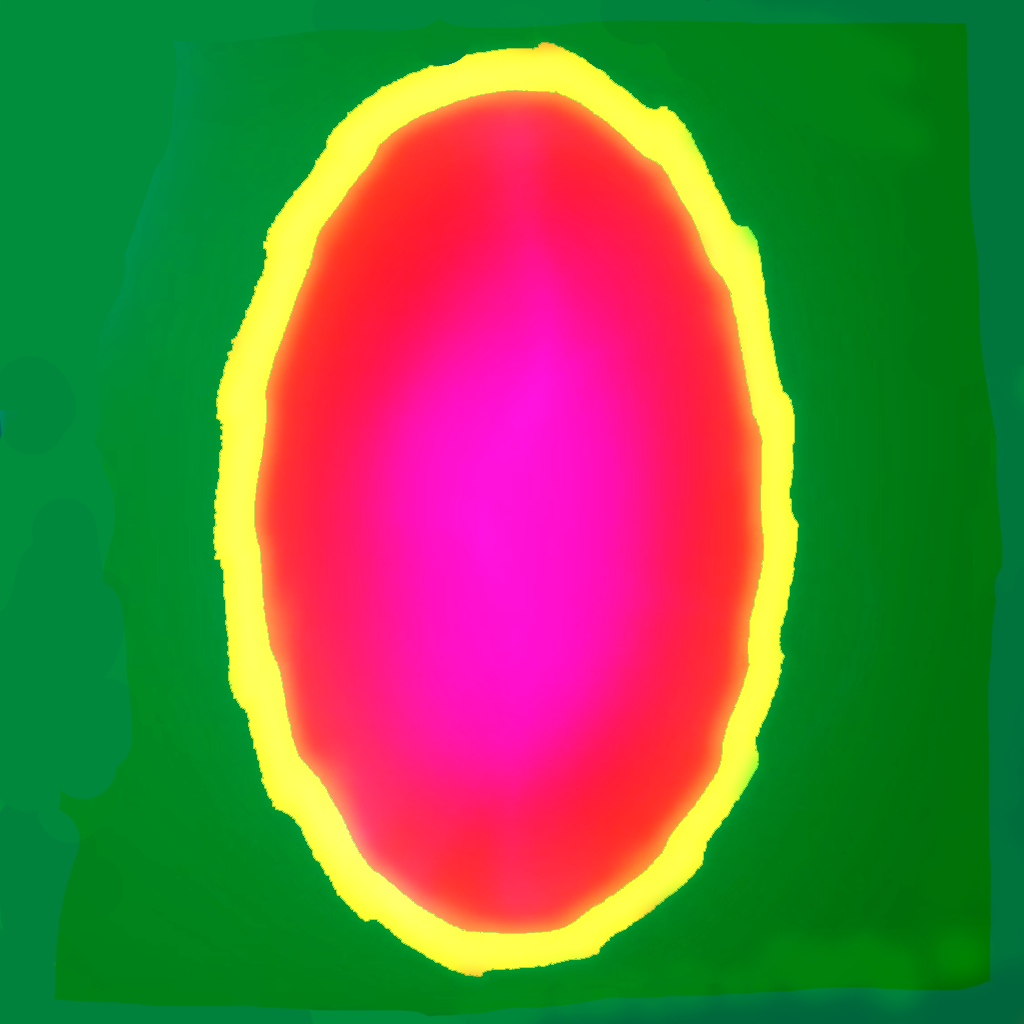
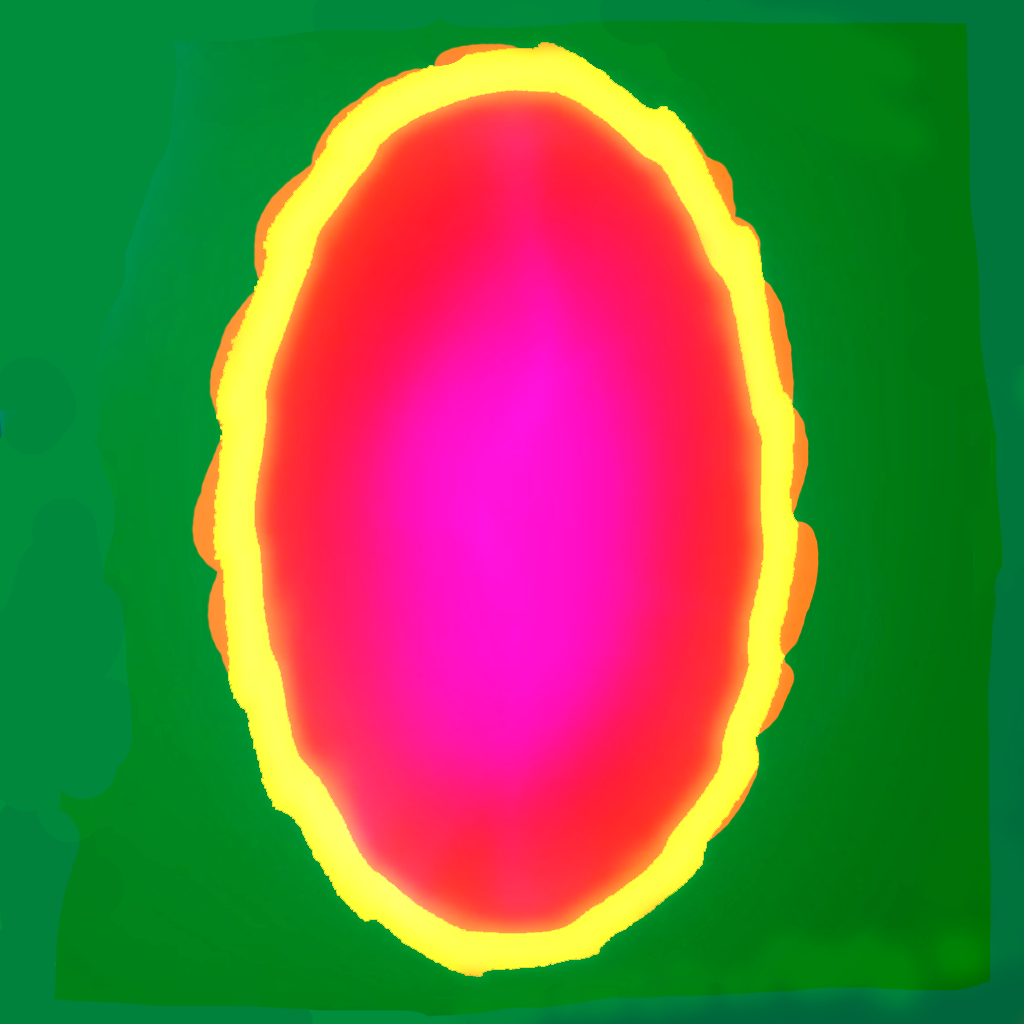
Two versions of the same layered image (1024x1024). Layer-by-layer changes:
painted on "图层 1" over [191, 42, 820, 977]
